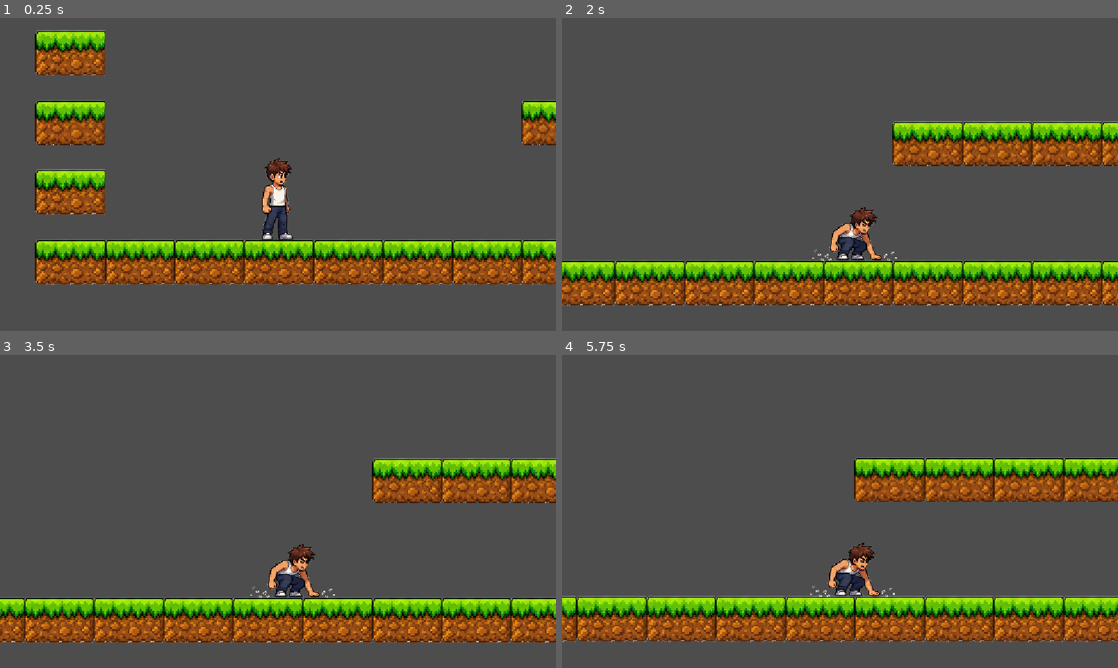
Above: before the commit, frames 1-4 (two rows, left to right).
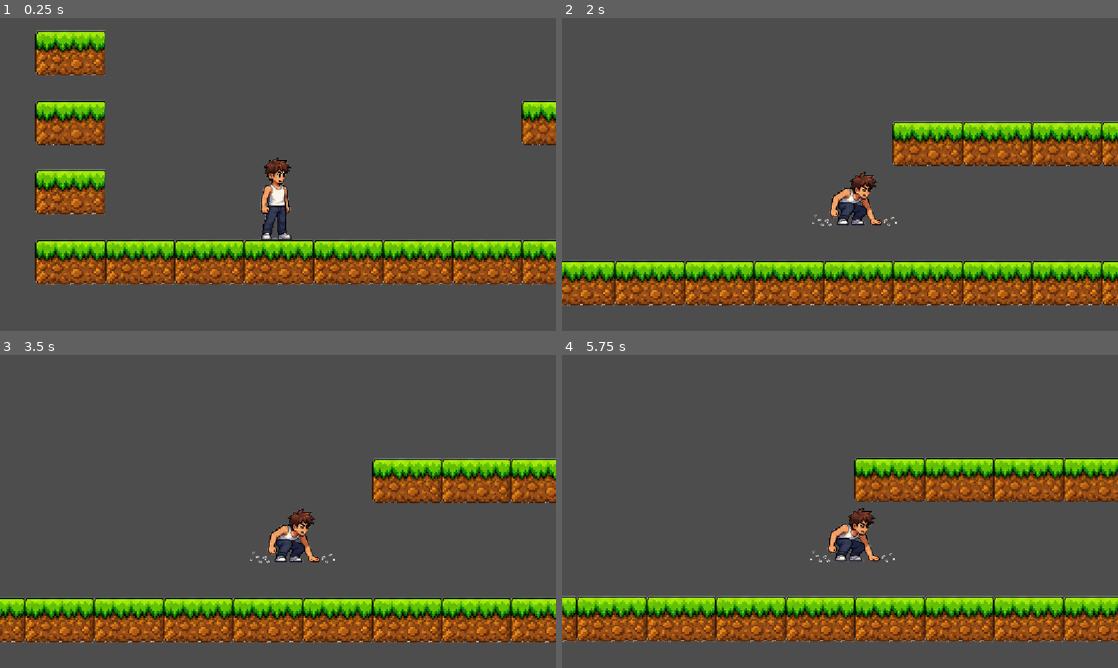
Above: after the commit, the same moments.

Repository: Antony-hash512/game-mashine
Game: Godot game, scene res://level.tscn
Two runs of this game, one before a commit and one after it. Both use one fixed random seed, a clock stepped at 60 frames per second and the inputs below. Sound files missing from this copy of the repository are replaced by a short silence.
Inputs:
- Up to frame 1 (0.25 s): no input
- Up to frame 2 (2 s): hold Right (move_right) from 0.53 s (still down); tap Space (jump) at 0.6, 0.77, 1.07, 1.35, 1.52, 1.82 s
- Up to frame 3 (3.5 s): release Right (move_right) at 2.03 s; hold Left (move_left) 2.03-2.78 s; tap Space (jump) at 2.1, 2.85, 3.02, 3.32 s; hold Right (move_right) from 2.78 s (still down)
- Up to frame 4 (5.75 s): tap Space (jump) at 3.6, 3.77, 4.07, 4.35, 4.52, 4.82, 5.1 s; release Right (move_right) at 4.28 s; hold Left (move_left) 4.28-5.03 s; hold Right (move_right) from 5.03 s (still down)

The runs differ from the first frame. In frame 1, 0.5% of the frame differs, in the area x 46-53%, y 44-71%; in frame 2, 1.7%; in frame 3, 1.7%, in the area x 45-61%, y 49-78%; in frame 4, 1.7%.

Commit message:
feat: implement coyote time and input buffering for player movement in player.gd

Diff:
--- a/player.gd
+++ b/player.gd
@@ -14,22 +14,44 @@
 @onready var sprite: Sprite2D = $Sprite2D
 @onready var jump_sfx: AudioStreamPlayer2D = $JumpSFX
 
-# Списки кадров для анимации из player_alt.png (сетка 180x360, Hframes=10, Vframes=3)
-const IDLE_FRAMES = [0, 1]
-const RUN_FRAMES = [2, 3, 4, 5, 6]
-const JUMP_FRAME = 10
-const PEAK_FRAME = 11
-const FALL_FRAME = 12
+# Переменные для динамической анимации
+var sprite_config: Dictionary = {}
+var current_action: String = ""
+var _texture_cache: Dictionary = {}
 
-# Координаты региона для трехтайлового приземления
-# Левый верхний угол ячейки R1 C3 в сетке 180x360: X = 3 * 180 = 540, Y = 1 * 360 = 360
-# Ширина 3 тайла = 540, Высота 1 тайл = 360
-const LAND_REGION_RECT = Rect2(540, 360, 540, 360)
-
-# Таймер анимации в коде
 var anim_timer: float = 0.0
 var anim_frame_index: int = 0
-const ANIM_SPEED: float = 0.12
+
+func _ready() -> void:
+	load_sprite_config()
+
+func load_sprite_config() -> void:
+	var path = "res://sprites.json"
+	if FileAccess.file_exists(path):
+		var file = FileAccess.open(path, FileAccess.READ)
+		if file:
+			var json_text = file.get_as_text()
+			file.close()
+
+			var parsed = JSON.parse_string(json_text)
+			if parsed is Dictionary and parsed.has("player"):
+				sprite_config = parsed["player"]
+			else:
+				push_error("Неверный формат sprites.json")
+		else:
+			push_error("Не удалось открыть sprites.json")
+	else:
+		push_error("Файл sprites.json не найден")
+
+func get_texture(file_name: String) -> Texture2D:
+	if not _texture_cache.has(file_name):
+		var path = "res://assets/images/" + file_name
+		if ResourceLoader.exists(path):
+			_texture_cache[file_name] = load(path)
+		else:
+			push_error("Текстура не найдена: " + path)
+			_texture_cache[file_name] = null
+	return _texture_cache[file_name]
 
 # Состояние приземления
 var is_landing: bool = false
@@ -62,13 +84,11 @@
 		landing_timer -= delta
 		if landing_timer <= 0.0:
 			is_landing = false
-			sprite.region_enabled = false
 
 	# 3. Обработка прыжка
 	if is_on_floor() and Input.is_action_just_pressed("jump"):
 		velocity.y = jump_velocity
 		is_landing = false
-		sprite.region_enabled = false
 
 		# Если скорость бега перед прыжком была высокой (>70% от максимальной), прыгаем с разбега
 		if abs(velocity.x) > speed * 0.7:
@@ -99,39 +119,63 @@
 	# 5. Проигрывание анимаций
 	update_animations(delta, direction)
 
-func update_animations(delta: float, direction: float) -> void:
+func update_animations(delta: float, _direction: float) -> void:
+	var action := ""
+	if is_landing:
+		action = "landing"
+	elif is_on_floor():
+		if abs(velocity.x) > 10.0:
+			action = "running"
+		else:
+			action = "idle"
+	else:
+		if velocity.y < -150.0:
+			action = "jumping_start"
+		elif velocity.y > 150.0:
+			action = "falling"
+		else:
+			action = "jumping_top_point"
+
+	play_action(action, delta)
+
+func play_action(action_name: String, delta: float) -> void:
+	if not sprite_config.has(action_name):
+		# Игнорируем экшены, не описанные для игрока в JSON, не падая с ошибкой
+		return
+
+	var action_data: Dictionary = sprite_config[action_name]
+
+	if current_action != action_name:
+		current_action = action_name
+		anim_timer = 0.0
+		anim_frame_index = 0
+
+	var file_name: String = action_data.get("file", "")
+	if file_name != "":
+		var tex = get_texture(file_name)
+		if tex and sprite.texture != tex:
+			sprite.texture = tex
+
+	sprite.region_enabled = true
+	sprite.hframes = 1
+	sprite.vframes = 1
+	sprite.frame = 0
+
+	var frames: Array = action_data.get("frames", [])
+	if frames.is_empty():
+		return
+
+	var spf = action_data.get("spf")
+	var frame_delay: float = 0.12
+	if spf != null:
+		frame_delay = float(spf)
+
 	anim_timer += delta
-	if anim_timer >= ANIM_SPEED:
+	if anim_timer >= frame_delay:
 		anim_timer = 0.0
 		anim_frame_index += 1
 
-	# Если проигрывается анимация приземления
-	if is_landing:
-		sprite.region_enabled = true
-		sprite.region_rect = LAND_REGION_RECT
-		sprite.hframes = 1
-		sprite.vframes = 1
-		sprite.frame = 0
-		return
-
-	# Стандартные анимации
-	sprite.region_enabled = false
-	sprite.hframes = 10
-	sprite.vframes = 3
-	if is_on_floor():
-		if abs(velocity.x) > 10.0:
-			# Анимация бега
-			var frame_idx = anim_frame_index % RUN_FRAMES.size()
-			sprite.frame = RUN_FRAMES[frame_idx]
-		else:
-			# Анимация покоя (Idle)
-			var frame_idx = anim_frame_index % IDLE_FRAMES.size()
-			sprite.frame = IDLE_FRAMES[frame_idx]
-	else:
-		# Анимация в воздухе в зависимости от вертикальной скорости
-		if velocity.y < -150.0:
-			sprite.frame = JUMP_FRAME
-		elif velocity.y > 150.0:
-			sprite.frame = FALL_FRAME
-		else:
-			sprite.frame = PEAK_FRAME
+	var current_frame_idx = anim_frame_index % frames.size()
+	var rect_arr = frames[current_frame_idx]
+	if rect_arr is Array and rect_arr.size() == 4:
+		sprite.region_rect = Rect2(rect_arr[0], rect_arr[1], rect_arr[2], rect_arr[3])
